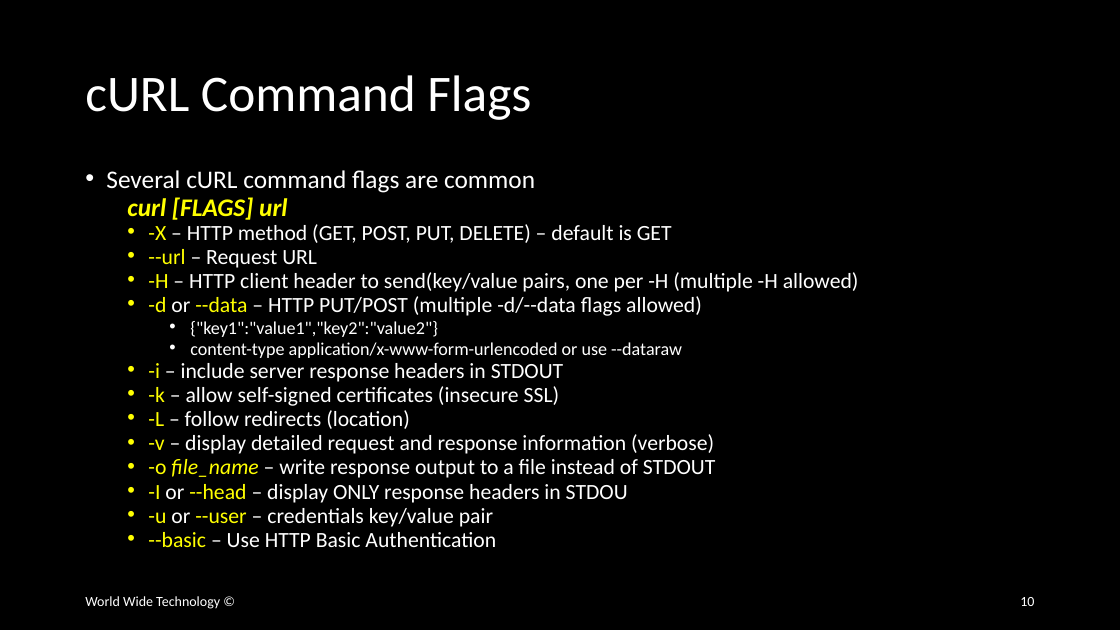
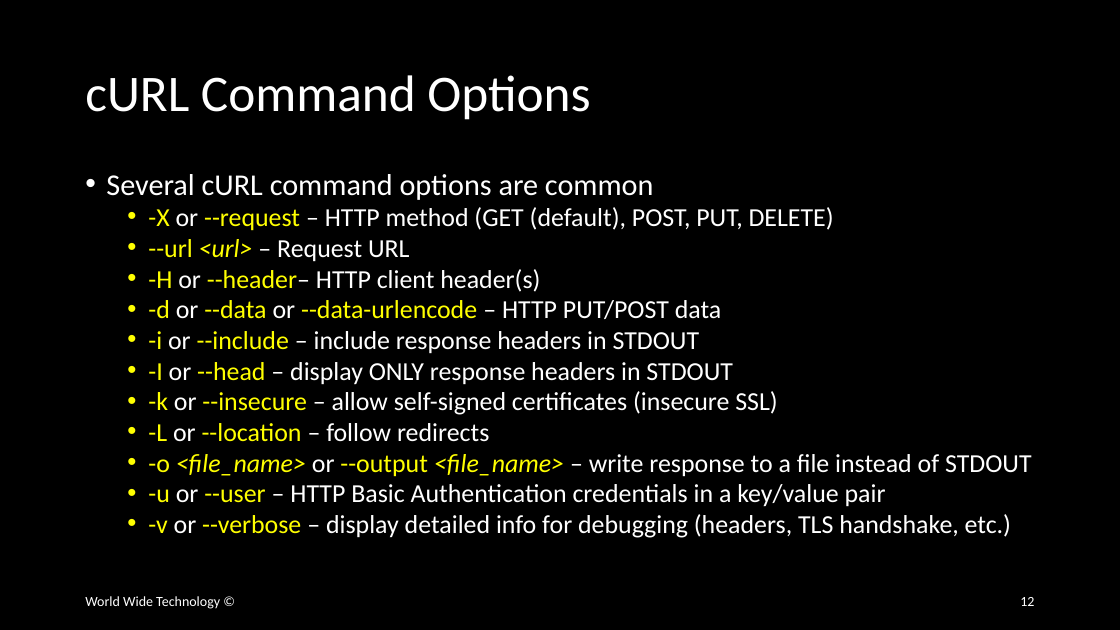
Before and after one commit to wwt/curl-requests-foundations, a slide deck: slide 12 of curl-requests-foundations.pptx (slide 10 before the commit). Drawn at 1120x630 pixels with LibreOffice and Linux fonts; fonts in the diff are those of the drawing. Boxes give left, top, right and bottom in pixels: in the first picture for what was removed or moved away, otherwise in the second. Text is boxed around its words. In the diff, an @@ line names an element or a change of style, - is before the commit and + after.

Commit message:
Refined 'cURL Command Options' slide to essential details

```diff
--- a/curl-requests-foundations.pptx
+++ b/curl-requests-foundations.pptx
@@ title at box(85, 75, 590, 120): text changed @@
-cURL Command Flags
+cURL Command Options
@@ text at box(106, 174, 1032, 538): text changed; size 18.6 to 22.2 pt @@
-• Several cURL command flags are common
-  curl [FLAGS] url
-  • -X – HTTP method (GET, POST, PUT, DELETE) – default is GET
-  • --url – Request URL
-  • -H – HTTP client header to send(key/value pairs, one per -H (multiple -H allowed)
-  • -d or --data – HTTP PUT/POST (multiple -d/--data flags allowed)
-    • {"key1":"value1","key2":"value2"}
-    • content-type application/x-www-form-urlencoded or use --dataraw
-  • -i – include server response headers in STDOUT
-  • -k – allow self-signed certificates (insecure SSL)
-  • -L – follow redirects (location)
-  • -v – display detailed request and response information (verbose)
-  • -o file_name – write response output to a file instead of STDOUT
-  • -I or --head – display ONLY response headers in STDOU
-  • -u or --user – credentials key/value pair
-  • --basic – Use HTTP Basic Authentication
+• Several cURL command options are common
+  • -X or --request – HTTP method (GET (default), POST, PUT, DELETE)
+  • --url <url> – Request URL
+  • -H or --header– HTTP client header(s)
+  • -d or --data or --data-urlencode – HTTP PUT/POST data
+  • -i or --include – include response headers in STDOUT
+  • -I or --head – display ONLY response headers in STDOUT
+  • -k or --insecure – allow self-signed certificates (insecure SSL)
+  • -L or --location – follow redirects
+  • -o <file_name> or --output <file_name> – write response to a file instead of STDOUT
+  • -u or --user – HTTP Basic Authentication credentials in a key/value pair
+  • -v or --verbose – display detailed info for debugging (headers, TLS handshake, etc.)
@@ page number at box(1020, 597, 1034, 606): text changed @@
-10
+12
```
Also in this commit, not shown: 1 other slide changed, 2 slides added.
